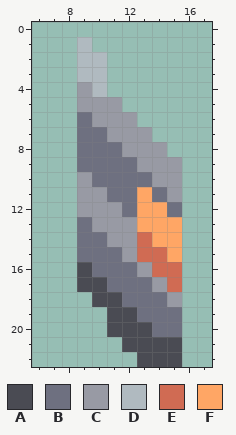
One commit to this pixel-art sprite: sprites/units/weapons/burst-weapon-blade.png. Above, as it was before the edit.
The file is 18x23 pixels. Shown: x 6..17, y 0..22.
Palette (. is transparent): A #4a4b53  B #6e7080  C #989aa4  D #b0bac0  E #d06b53  F #ffa665
Pixels before, first column x 9:
 1 D......
 2 DD.....
 3 DD.....
 4 CD.....
 5 CCC....
 6 BCCC...
 7 BBCCC..
 8 BBBCCC.
 9 BBBBCCC
10 CBBBBCC
11 CCBBFBC
12 CCCBFFB
13 BCCCFFF
14 BBCCEFF
15 BBBCEEF
16 ABBBCEE
17 AABBBCE
18 .AABBBC
19 ..AABBB
20 ..AAABB
21 ...AAAA
22 ....AAA
The same view after the edit:
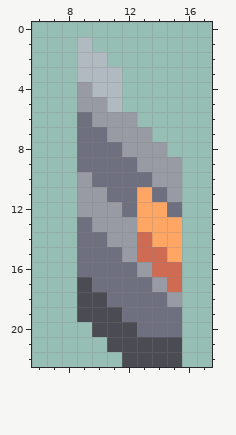
Diff:
Changed rows in their new state; - is an unchanged pixel.
first column x 11:
 3 D
 4 D
 5 D
first column x 9:
16 B----
17 -B---
18 A-B--
19 AA-B-
20 -A--B
21 --A--
22 ---A-
